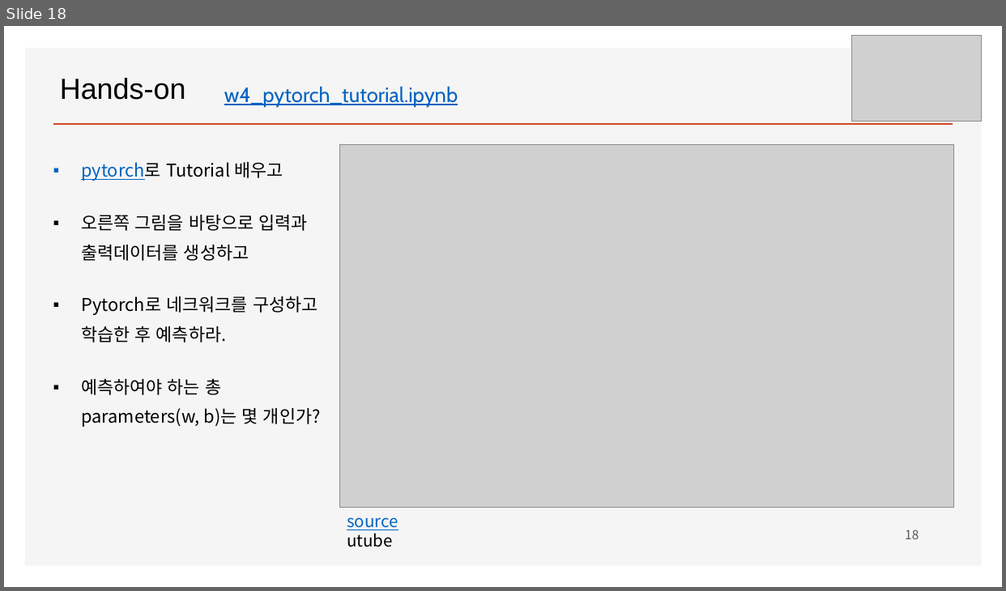
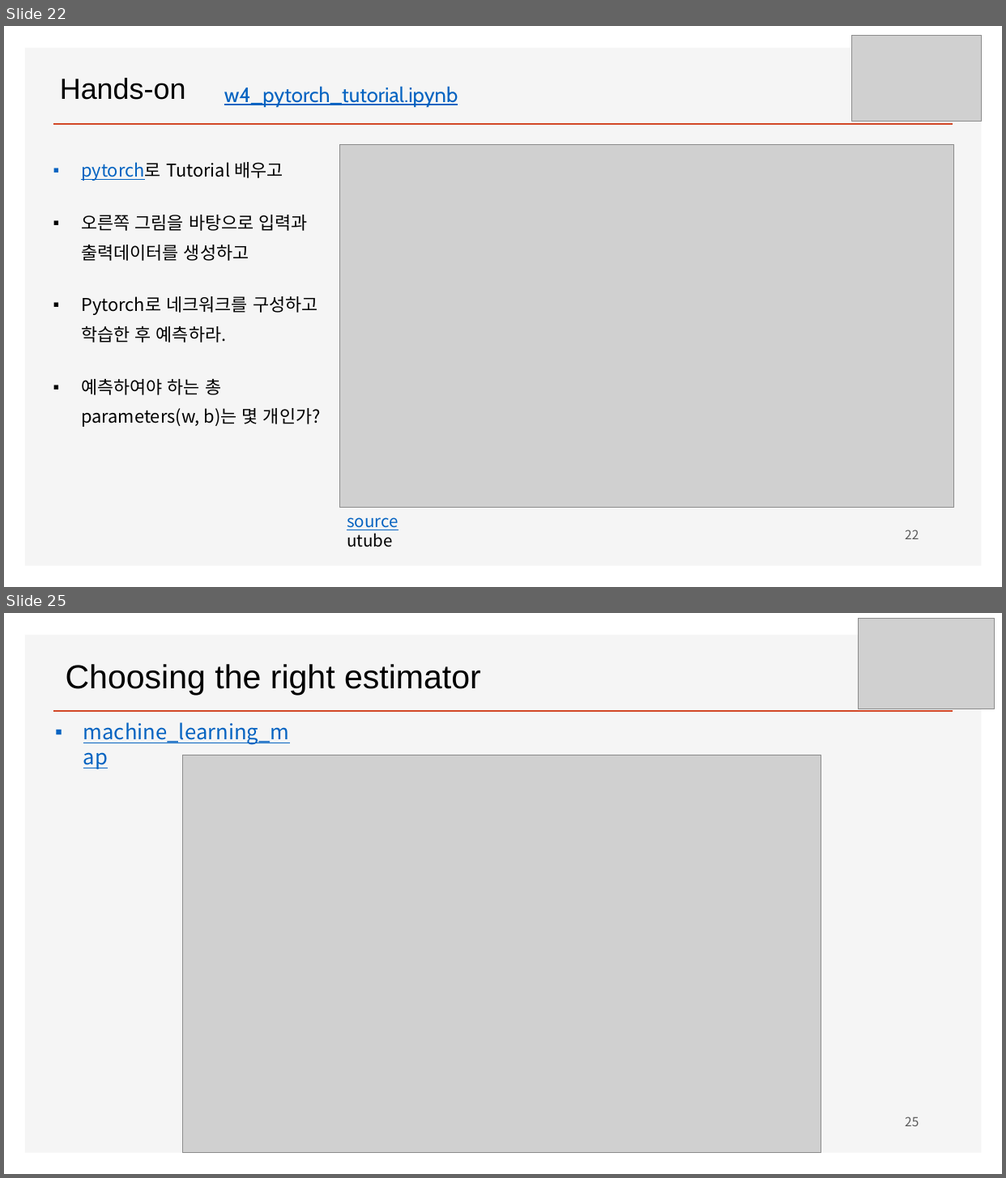
Before and after one commit to ancestor9/mathematics-for-machine-learning, a slide deck: Linear_Algebra/w6_Deep Learning.pptx. Shown one above the other, each under a label of ours: slide 18 before the commit, slides 22 and 25 after it; the slides between them are not shown. The pictures are 1006x591 and 1006x1178 pixels, drawn with LibreOffice and Linux fonts; fonts in the diff are those of the drawing; grey boxes stand for pictures; background and template pictures are left out. Boxes give left, top, right and bottom in pixels: in the first picture for what was removed or moved away, otherwise in the second. Text is boxed around its words. In the diff, an @@ line names an element or a change of style, - is before the commit and + after.

```diff
--- a/Linear_Algebra/w6_Deep Learning.pptx
+++ b/Linear_Algebra/w6_Deep Learning.pptx
@@ slide 25 added at (x1=4, y1=613, x2=1002, y2=1174), background #FFFFFF; not listed: 2 template elements that a slide beside it also shows @@
@@ picture added at (x1=859, y1=619, x2=995, y2=709) @@
@@ text added at (x1=66, y1=664, x2=481, y2=695), 32 pt, text #000000 @@
+Choosing the right estimator
@@ text added at (x1=83, y1=722, x2=290, y2=745), 20 pt, text #0563C1, underline @@
+▪ machine_learning_map
@@ picture added at (x1=183, y1=755, x2=821, y2=1152) @@
@@ page number added at (x1=905, y1=1117, x2=918, y2=1127), 12 pt, text #595959 @@
+25
@@ what was slide 18 is now slide 22 @@
@@ page number at (x1=905, y1=530, x2=918, y2=540): text changed @@
-18
+22
```
Also in this commit, not shown: 6 other slides added, 1 slide removed.
